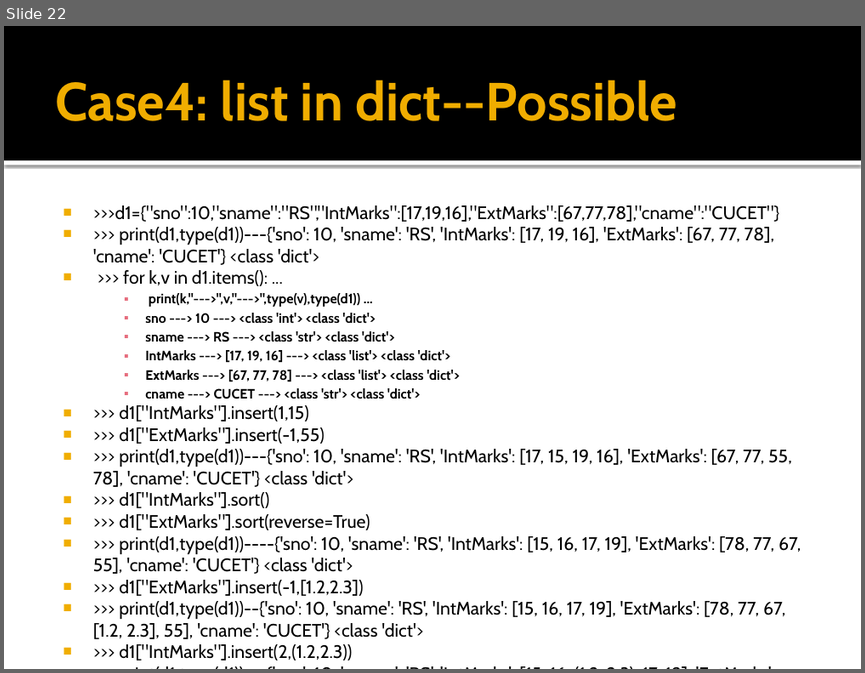
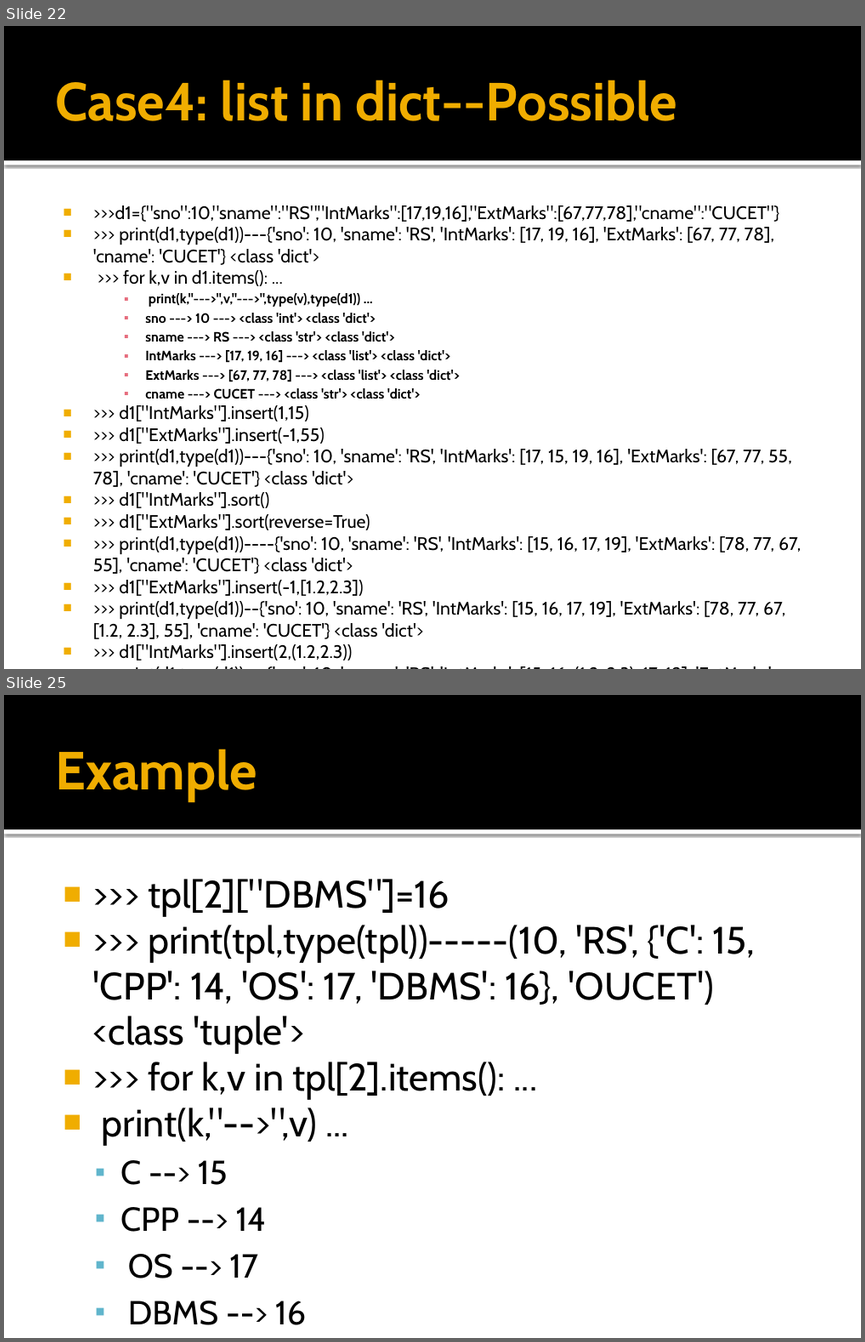
Before and after one commit to Pravesh4929/Python-Hub, a slide deck: (43)Combination of dict with dict,set,tuple and list.pptx. Shown one above the other, each under a label of ours: slide 22 before the commit, slides 22 and 25 after it; the slides between them are not shown. The pictures are 865x673 and 865x1342 pixels, drawn with LibreOffice and Linux fonts; fonts in the diff are those of the drawing. Boxes give left, top, right and bottom in pixels: in the first picture for what was removed or moved away, otherwise in the second. Text is boxed around its words. In the diff, an @@ line names an element or a change of style, - is before the commit and + after.

```diff
--- a/(43)Combination of dict with dict,set,tuple and list.pptx
+++ b/(43)Combination of dict with dict,set,tuple and list.pptx
@@ slide 25 added at <box>4,695,861,1338</box>, background #FFFFFF; not listed: 2 template elements that a slide beside it also shows @@
@@ title added at <box>55,749,256,802</box>, 45 pt, text #F0AD00, bold @@
+Example
@@ text added at <box>93,879,755,1325</box>, 32 pt, text #000000 @@
+■ >>> tpl[2]["DBMS"]=16
+■ >>> print(tpl,type(tpl))-----(10, 'RS', {'C': 15, 'CPP': 14, 'OS': 17, 'DBMS': 16}, 'OUCET') <class 'tuple'>
+■ >>> for k,v in tpl[2].items(): ...
+■ print(k,"-->",v) ...
+  ▪ C --> 15
+  ▪ CPP --> 14
+  ▪ OS --> 17
+  ▪ DBMS --> 16
```
Also in this commit, not shown: 13 other slides added, 1 slide removed, 2 other files.
